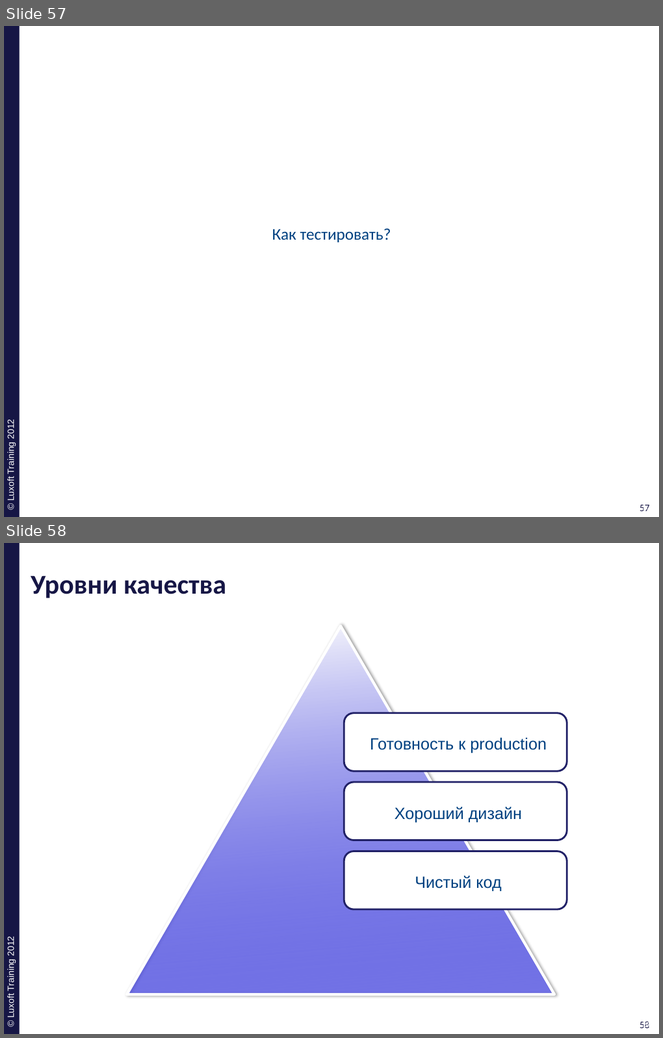
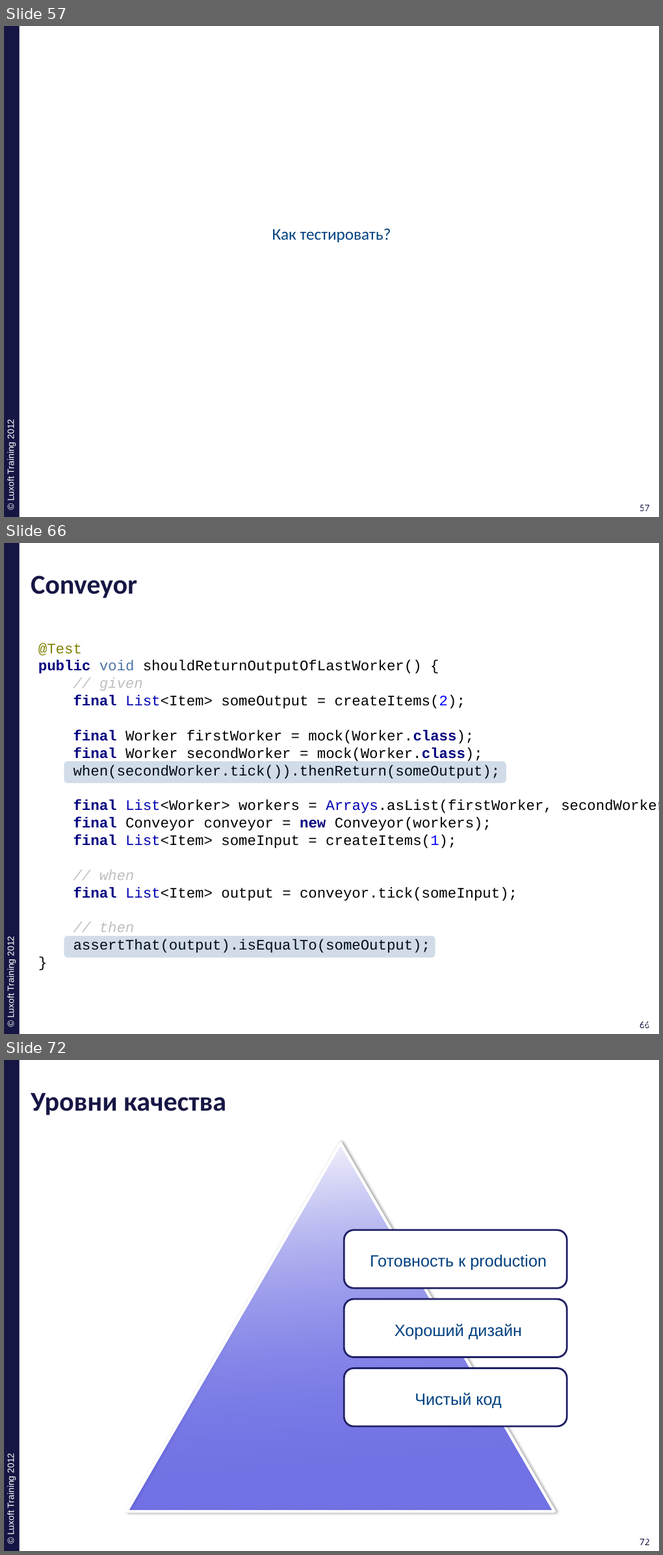
Before and after one commit to ivan-dyachenko/Trainings, a slide deck: Test Driven Development/materials/pptx/2. TDD-Behavior.pptx. Shown one above the other, each under a label of ours: slides 57 and 58 before the commit, slides 57, 66 and 72 after it; the slides between them are not shown. The pictures are 663x1038 and 663x1555 pixels, drawn with LibreOffice and Linux fonts; fonts in the diff are those of the drawing; background and template pictures are left out. Boxes give left, top, right and bottom in pixels: in the first picture for what was removed or moved away, otherwise in the second. Text is boxed around its words. In the diff, an @@ line names an element or a change of style, - is before the commit and + after.

Commit message:
create *.pptx presentation

```diff
--- a/Test Driven Development/materials/pptx/2. TDD-Behavior.pptx
+++ b/Test Driven Development/materials/pptx/2. TDD-Behavior.pptx
@@ slide 66 added at [4, 543, 659, 1034], background #FFFFFF; not listed: 4 template elements that a slide beside it also shows @@
@@ title added at [31, 575, 137, 598], 30 pt, text #161645, bold @@
+Conveyor
@@ text added at [38, 643, 659, 953], 16 pt, text #000000 @@
+@Test
+public void shouldReturnOutputOfLastWorker() {
+// given
+final List<Item> someOutput = createItems(2);
+final Worker firstWorker = mock(Worker.class);
+final Worker secondWorker = mock(Worker.class);
+when(secondWorker.tick()).thenReturn(someOutput);
+final List<Worker> workers = Arrays.asList(firstWorker, secondWorker);
+final Conveyor conveyor = new Conveyor(workers);
+final List<Item> someInput = createItems(1);
+// when
+final List<Item> output = conveyor.tick(someInput);
+// then
+assertThat(output).isEqualTo(someOutput);
+}
@@ rounded rectangle added at [64, 761, 506, 783], fill #004080 at 18% opacity @@
@@ rounded rectangle added at [64, 936, 436, 958], fill #004080 at 18% opacity @@
@@ what was slide 58 is now slide 72 @@
@@ page number at [640, 1539, 650, 1546]: text changed @@
-58
+72
@@ page number at [643, 1539, 653, 1546]: text changed @@
-58
+72
```
Also in this commit, not shown: 13 other slides added.
